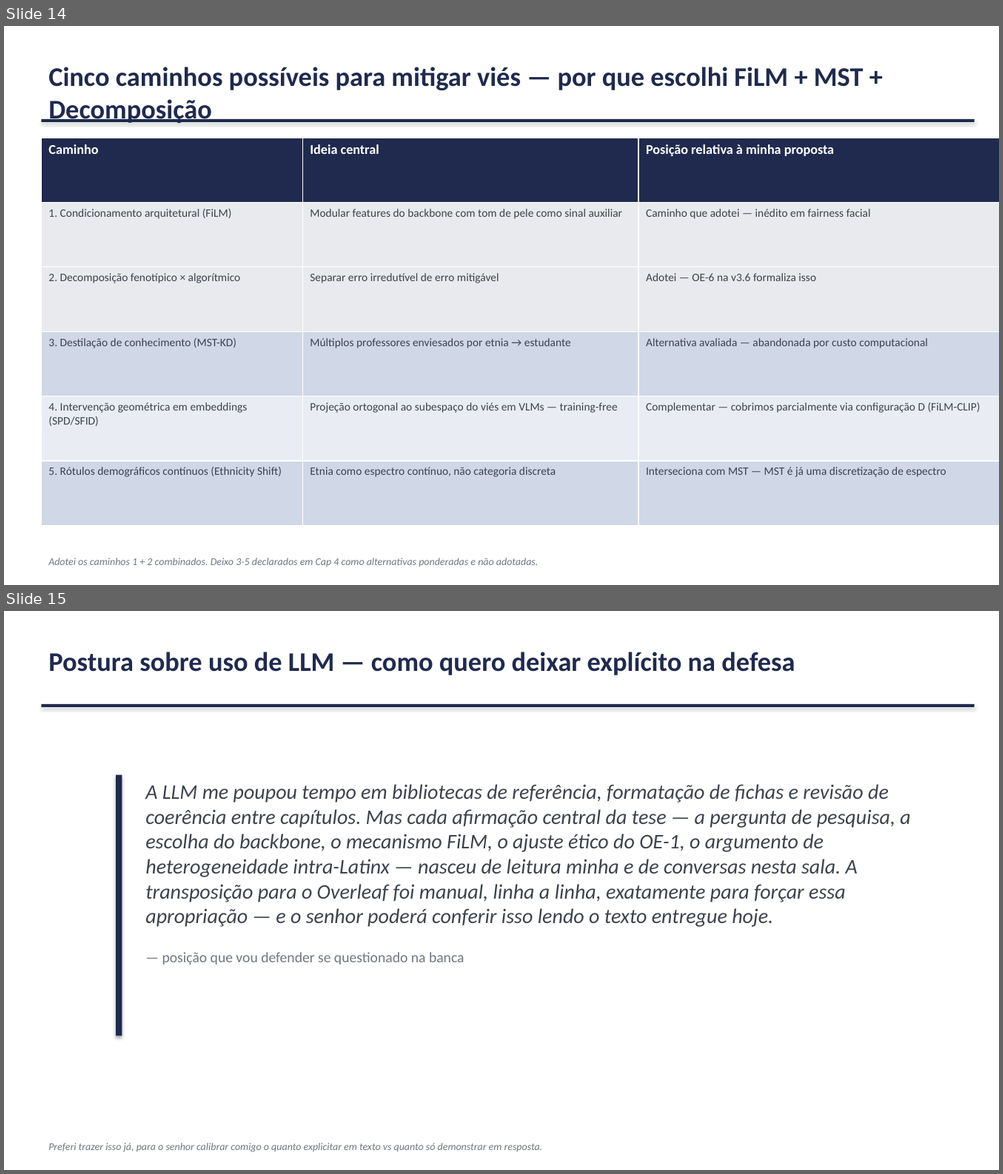
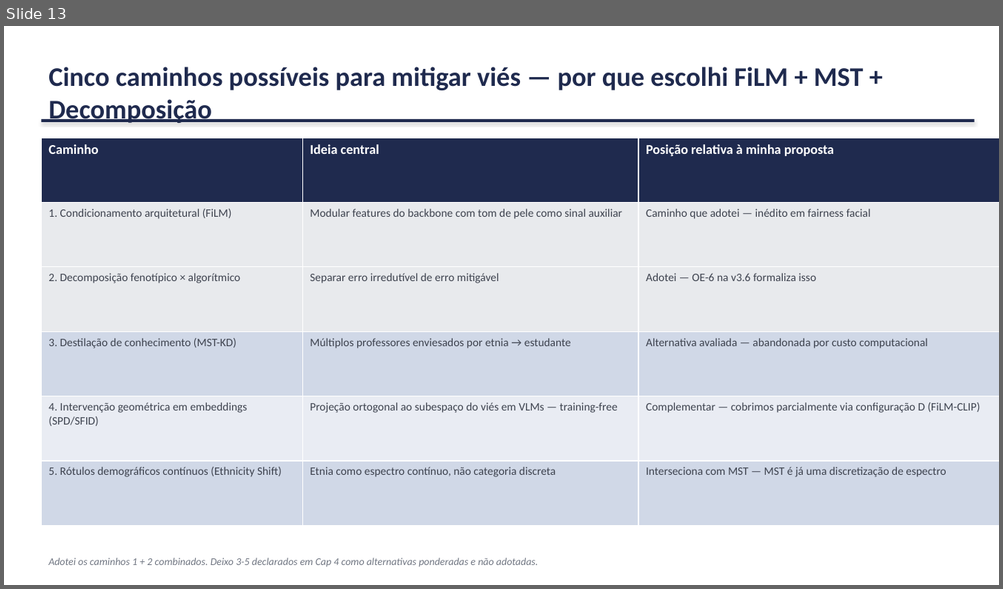
Before and after one commit to marcellozzetti/Facial-Recognition-Models-Mitigating-Bias, a slide deck: docs/ativo/material_reuniao_orientador_2026-07-13.pptx. Shown one above the other, each under a label of ours: slides 14 and 15 before the commit, slide 13 after it. The pictures are 1003x1174 and 1003x589 pixels, drawn with LibreOffice and Linux fonts; fonts in the diff are those of the drawing. Boxes give left, top, right and bottom in pixels: in the first picture for what was removed or moved away, otherwise in the second. Text is boxed around its words. In the diff, an @@ line names an element or a change of style, - is before the commit and + after.

```diff
--- a/docs/ativo/material_reuniao_orientador_2026-07-13.pptx
+++ b/docs/ativo/material_reuniao_orientador_2026-07-13.pptx
@@ slide 15 removed at bbox=[4, 611, 999, 1170], background #FFFFFF @@
@@ text removed at bbox=[48, 652, 794, 675] @@
-Postura sobre uso de LLM — como quero deixar explícito na defesa
@@ rectangle removed at bbox=[41, 704, 974, 707] @@
@@ rectangle removed at bbox=[116, 775, 122, 1037] @@
@@ text removed at bbox=[145, 784, 910, 965] @@
-A LLM me poupou tempo em bibliotecas de referência, formatação de fichas e revisão de coerência entre capítulos. Mas cada afirmação central da tese — a pergunta de pesquisa, a escolha do backbone, o mecanismo FiLM, o ajuste ético do OE-1, o argumento de heterogeneidade intra-Latinx — nasceu de leitura minha e de conversas nesta sala. A transposição para o Overleaf foi manual, linha a linha, exatamente para forçar essa apropriação — e o senhor poderá conferir isso lendo o texto entregue hoje.
-— posição que vou defender se questionado na banca
@@ text removed at bbox=[48, 1143, 543, 1153] @@
-Preferi trazer isso já, para o senhor calibrar comigo o quanto explicitar em texto vs quanto só demonstrar em resposta.
@@ what was slide 14 is now slide 13 @@
```
Also in this commit, not shown: 6 slides changed, 4 other slides removed, 4 other files.
